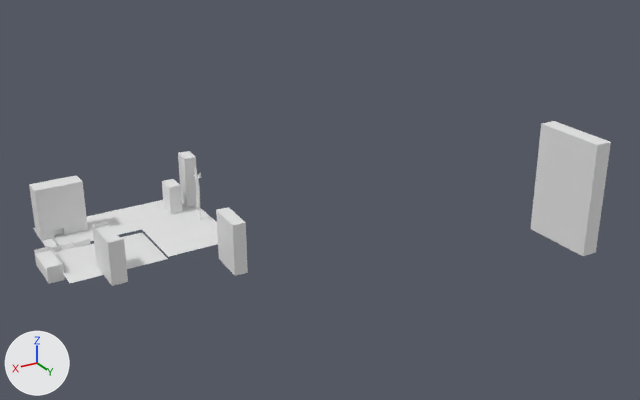
One commit to the FBX model Assets/Enviroment/enviroment/Scenery.fbx: the scene before it, then after it.
Both versions are drawn from a 50 mm lens placed at (4.12, 17.59, 8.37), pointed at (-4.79, 2.74, 0.94). The axes (+X, +Y, +Z) are drawn at lower left. The lights are the same throughout. Materials are left out; every surface is plain grey. Where no turn or scale is listed for an object, it has been applied to the vertices. Vertices at the same position are counted once.

The older version as bpy lines, for what is in view:
```python
me_mesh = bpy.data.meshes.new('Mesh')
me_mesh.from_pydata(...)  # 5781 vertices, 5640 faces; spans x -5.17..5.17, y -3.58..3.58, z -1.45..1.45
me_mesh.materials.append(mat_cement)
me_mesh.materials.append(mat_grass)
me_mesh.materials.append(mat_road)
me_mesh.materials.append(mat_white)
me_mesh.materials.append(mat_cement_dark)
me_mesh.materials.append(mat_brick_building_1)
me_mesh.materials.append(mat_lambert1)
me_mesh.materials.append(mat_brick_building_2)
me_mesh.materials.append(mat_wood)
me_mesh.materials.append(mat_stone)
ob_scene = bpy.data.objects.new('Scene', me_mesh)
ob_scene.location = (-4.48, 2.49, 0.92)
```
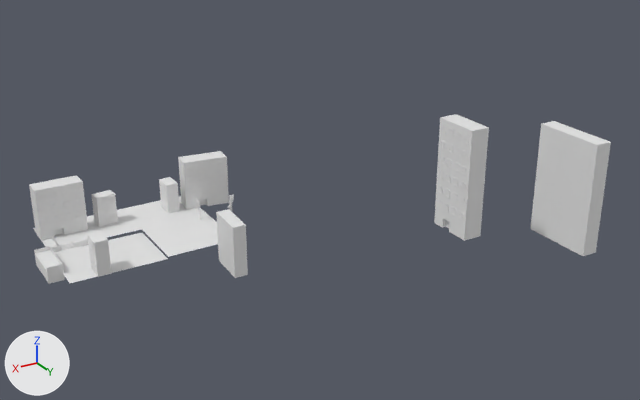
Location of each change, [x1, y1, x2, y2] in pixels of the pictures (640 x 400 px):
'Scene', reshaped, moved: before [29, 121, 611, 286]; after [29, 114, 611, 284]
part 1 of me_mesh, added: after [29, 151, 248, 283]
part 2 of me_mesh, added: after [434, 114, 611, 256]

The change, as a list of edits to the scene's bpy script:
```text
Change me_mesh:
    used by ob_scene; location = (-4.48, 2.49, 0.92)
    remove me_mesh.from_pydata(...)  # 5781 vertices, 5640 faces; spans x -5.17..5.17, y -3.58..3.58, z -1.45..1.45
    add me_mesh.from_pydata(...)  # 82128 vertices, 77648 faces; spans x -5.17..5.17, y -3.58..3.58, z -1.44..1.44
    me_mesh part 1: 63225 vertices added at x 0.44..4.91, y -3.58..0.73, z -1.31..-0.07
    me_mesh part 2: 18867 vertices added at x -5.17..-2.63, y 1.23..3.58, z -1.34..1.44
Change ob_scene:
    ob_scene.location: (-4.48, 2.49, 0.92) -> (-4.48, 2.49, 1.22)
```
